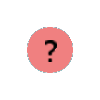
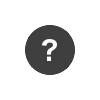
Two versions of the same layered image (100 x 100). Layer-by-layer changes:
added layer "Pasted Layer" above "Background" over [41,39,57,61]
painted on "Background" over [25,25,75,75]
